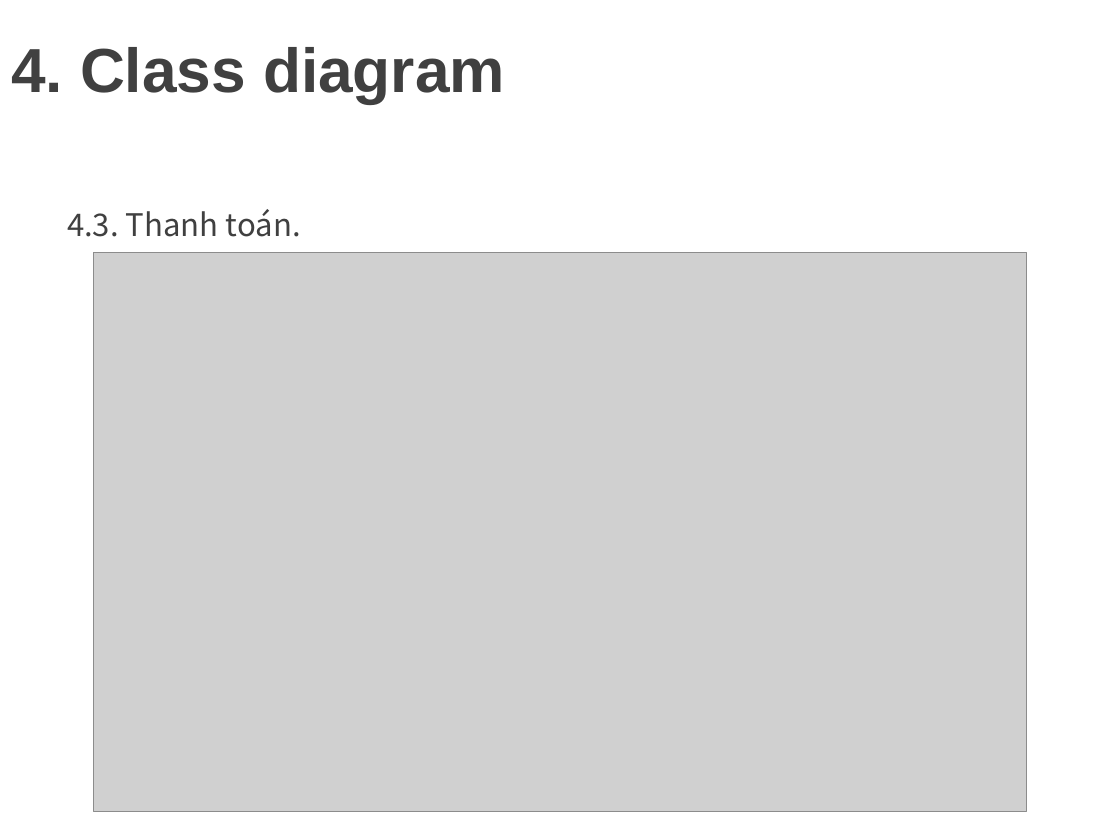
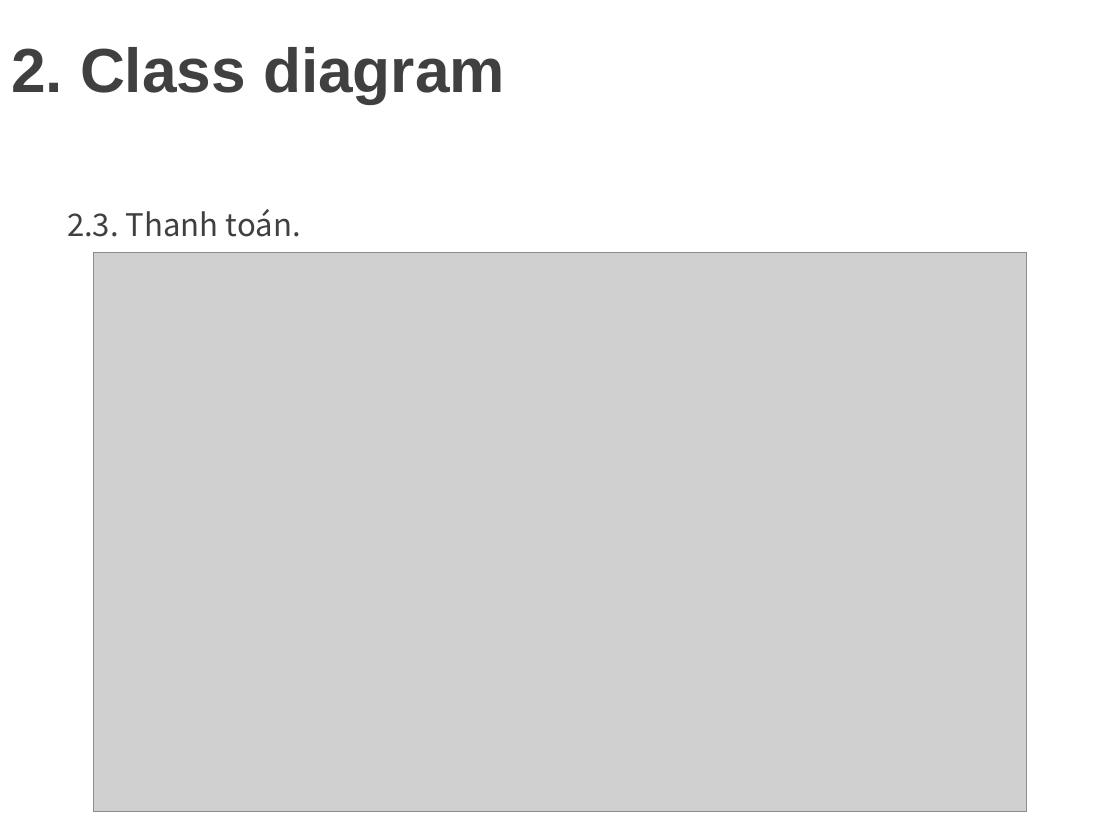
Before and after one commit to minhdat1602/2021_cnpm_group09, a slide deck: slide 21 of document_slide/slide.pptx. Drawn at 1120x840 pixels with LibreOffice and Linux fonts; fonts in the diff are those of the drawing; grey boxes stand for pictures; background and template pictures are left out. Boxes give left, top, right and bottom in pixels: in the first picture for what was removed or moved away, otherwise in the second. Text is boxed around its words. In the diff, an @@ line names an element or a change of style, - is before the commit and + after.

```diff
--- a/document_slide/slide.pptx
+++ b/document_slide/slide.pptx
@@ title at (11, 47, 505, 103): text changed @@
-4. Class diagram
+2. Class diagram
@@ text at (67, 209, 301, 237): text changed @@
-4.3. Thanh toán.
+2.3. Thanh toán.
```
Also in this commit, not shown: 8 other slides changed.
